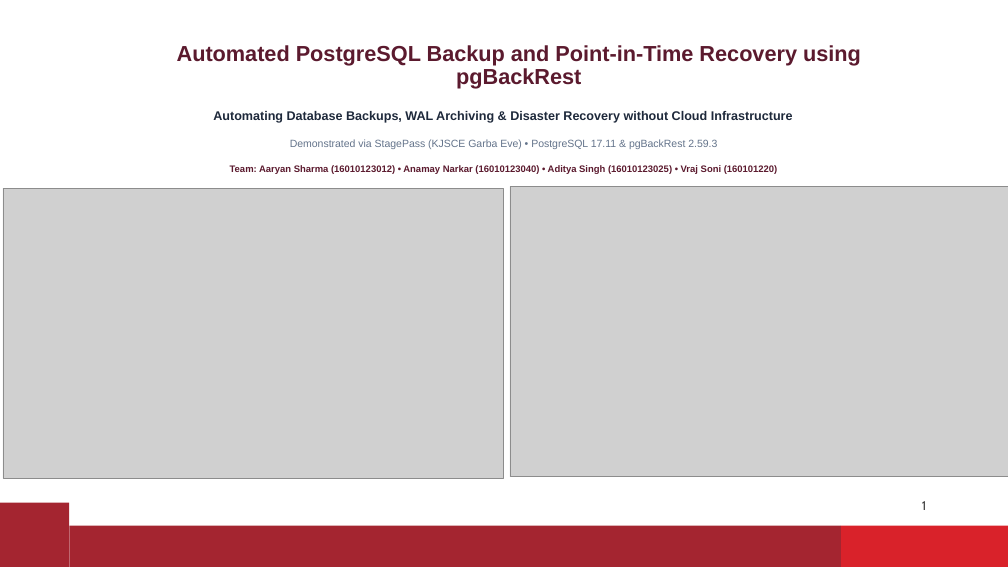
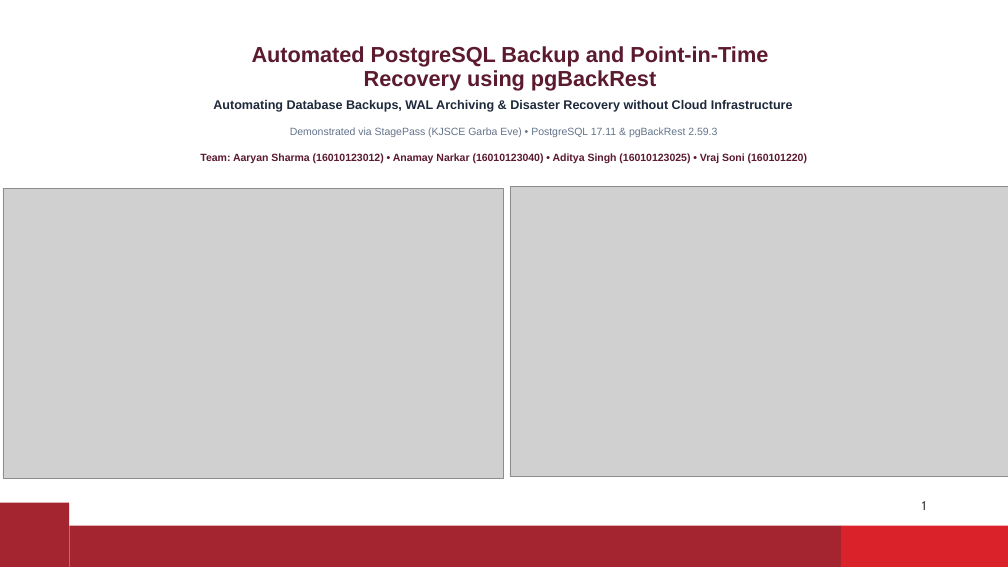
Before and after one commit to Aaryan-Sharma-5/devops_ia, a slide deck: slide 1 of docs/pgbackrest_ia_presentation.pptx. Drawn at 1008x567 pixels with LibreOffice and Linux fonts; fonts in the diff are those of the drawing; grey boxes stand for pictures; background and template pictures are left out. Boxes give left, top, right and bottom in pixels: in the first picture for what was removed or moved away, otherwise in the second. Text is boxed around its words. In the diff, an @@ line names an element or a change of style, - is before the commit and + after.

```diff
--- a/docs/pgbackrest_ia_presentation.pptx
+++ b/docs/pgbackrest_ia_presentation.pptx
@@ title "Automated PostgreSQL Backup and Point-in-Time ..." rewrapped from [177,45,861,89] to [252,46,768,91] @@
@@ subtitle "Automating Database Backups, WAL Archiving ...": place and size @@
-subtitle "Automating Database Backups, WAL Archiving ..." at [213,111,793,174]
+subtitle "Automating Database Backups, WAL Archiving ..." at [200,100,807,163]
@@ subtitle at [200,153,807,163]: size 9 to 10 pt in "Team: Aaryan Sharma (16010123012) • Anamay Narkar ..." @@
```
Also in this commit, not shown: 11 other slides changed, 13 other files.
